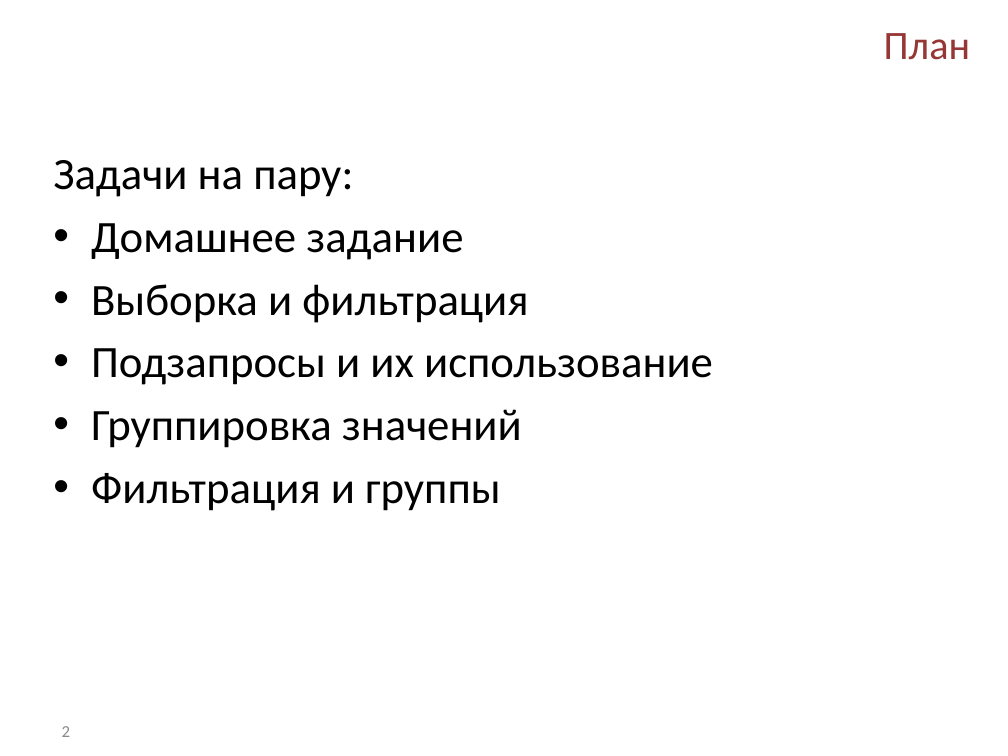
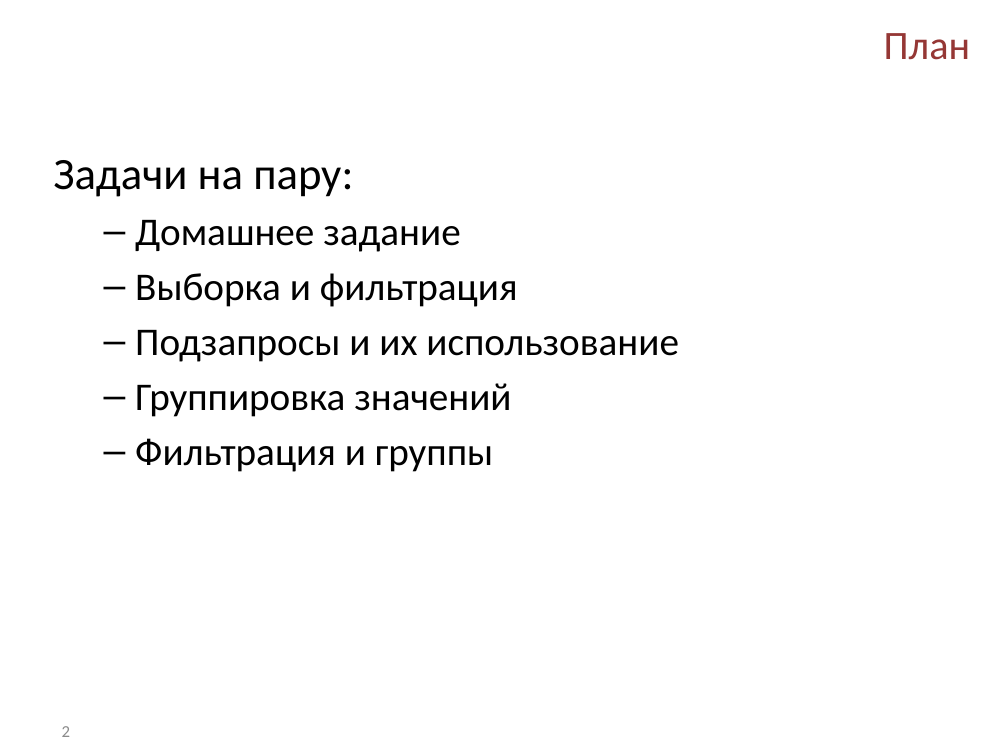
Before and after one commit to Kriger/DBaNT, a slide deck: slide 2 of Presentations/Lab_4_Smapling_and_filtering.pptx. Drawn at 1008x756 pixels with LibreOffice and Linux fonts; fonts in the diff are those of the drawing; background and template pictures are left out. Boxes give left, top, right and bottom in pixels: in the first picture for what was removed or moved away, otherwise in the second. Text is boxed around its words. In the diff, an @@ line names an element or a change of style, - is before the commit and + after.

```diff
--- a/Presentations/Lab_4_Smapling_and_filtering.pptx
+++ b/Presentations/Lab_4_Smapling_and_filtering.pptx
@@ text at [135,220,679,472]: size 32 to 28 pt in "Домашнее задание", "Выборка и фильтрация", "Подзапросы и их использование", "Группировка значений" and 1 more places; bullet • to –; list level 1 to 2 in "Домашнее задание"; list level 1 to 2 in "Выборка и фильтрация"; list level 1 to 2 in "Подзапросы и их использование"; list level 1 to 2 in "Группировка значений"; list level 1 to 2 in "Фильтрация и группы" @@
```
Also in this commit, not shown: 3 other slides changed, 5 other files.
